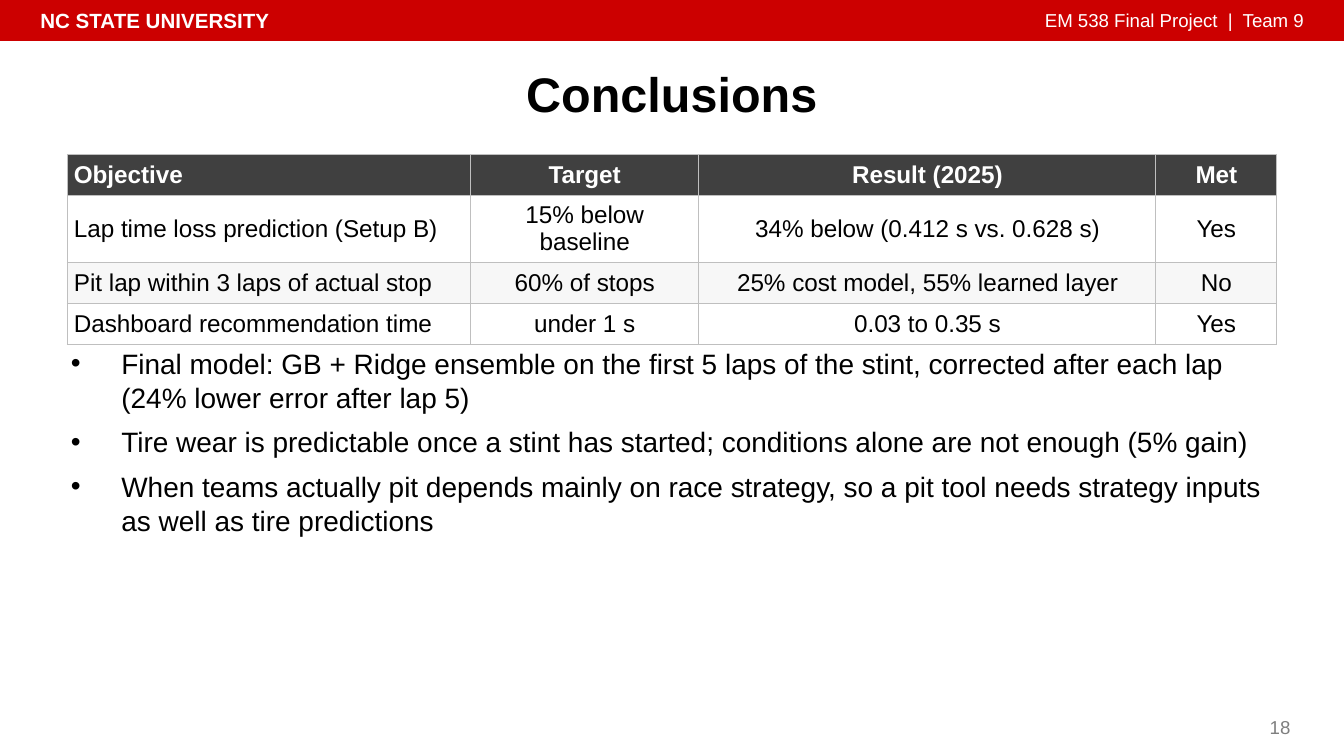
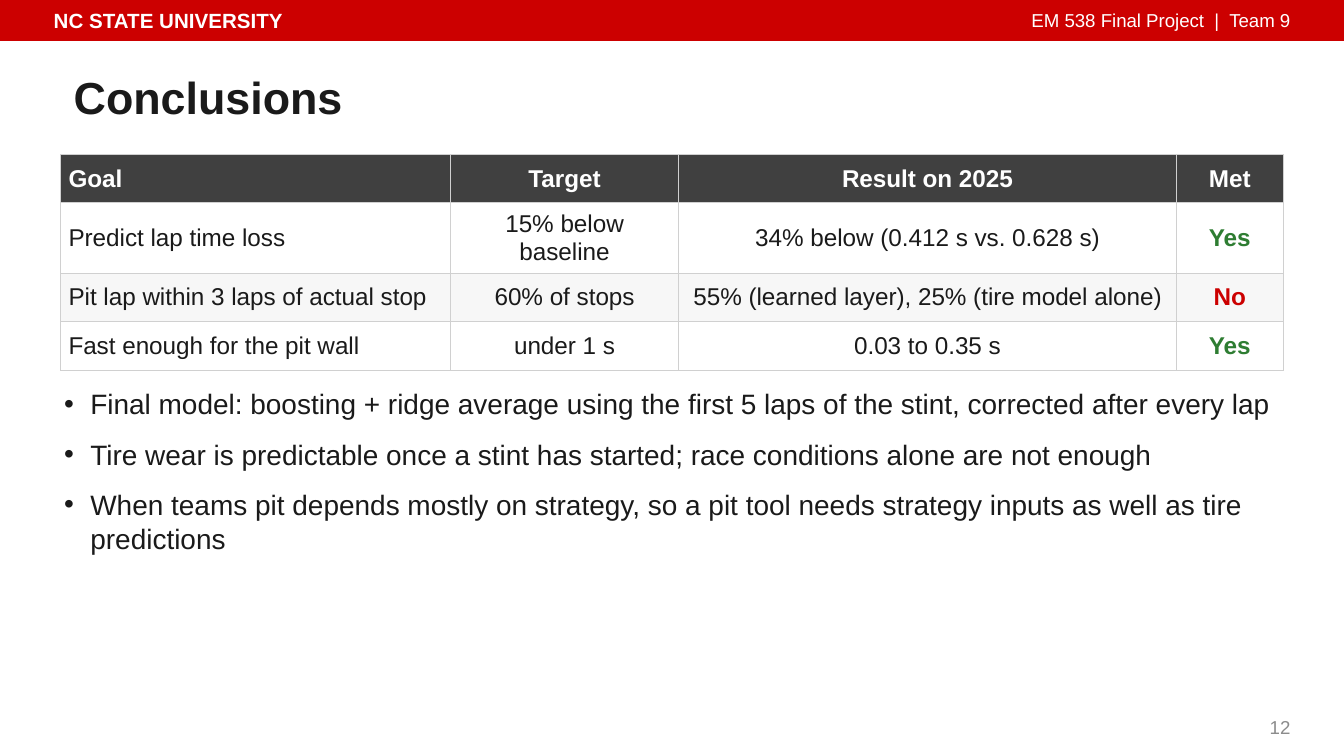
Before and after one commit to isaiahnick/f1-tire-degradation, a slide deck: slide 12 of reports/presentation/PitWall_Final_Presentation.pptx (slide 18 before the commit). Drawn at 1344x756 pixels with LibreOffice and Linux fonts; fonts in the diff are those of the drawing. Boxes give left, top, right and bottom in pixels: in the first picture for what was removed or moved away, otherwise in the second. Text is boxed around its words. In the diff, an @@ line names an element or a change of style, - is before the commit and + after.

```diff
--- a/reports/presentation/PitWall_Final_Presentation.pptx
+++ b/reports/presentation/PitWall_Final_Presentation.pptx
@@ text "NC STATE UNIVERSITY": place and size @@
-text "NC STATE UNIVERSITY" at [40,13,269,29]
+text "NC STATE UNIVERSITY" at [54,13,282,29]
@@ text "EM 538 Final Project | ...": place and size @@
-text "EM 538 Final Project | ..." at [1045,13,1303,31]
+text "EM 538 Final Project | ..." at [1031,13,1290,31]
@@ title "Conclusions": place and size @@
-title "Conclusions" at [526,77,817,113]
+title "Conclusions" at [74,81,343,115]
@@ title "Conclusions" at [74,81,343,115]: size 26 to 24 pt, text colour #000000 to #1A1A1A; alignment centre to left @@
@@ table at [60,155,1284,363] @@
-row 1, column 1: Objective
+row 1, column 1: Goal
-row 1, column 3: Result (2025)
+row 1, column 3: Result on 2025
-row 2, column 1: Lap time loss prediction (Setup B)
+row 2, column 1: Predict lap time loss
-row 3, column 3: 25% cost model, 55% learned layer
+row 3, column 3: 55% (learned layer), 25% (tire model alone)
-row 4, column 1: Dashboard recommendation time
+row 4, column 1: Fast enough for the pit wall
@@ text colour #000000 to #1A1A1A in "15% below baseline", "34% below (0.412 s vs. 0.628 s)", "Pit lap within 3 laps of actual ...", "60% of stops" and 2 more places @@
@@ text colour #000000 to #2E7D32 in "Yes", "Yes" @@
@@ bold on in "Yes", "No", "Yes" @@
@@ text colour #000000 to #CC0000 in "No" @@
@@ borders changed @@
@@ table: place and size @@
-table at [67,155,1277,337]
+table at [60,155,1284,363]
@@ text at [90,393,1269,554]: text changed; text colour #000000 to #1A1A1A @@
-• Final model: GB + Ridge ensemble on the first 5 laps of the stint, corrected after each lap (24% lower error after lap 5)
-• Tire wear is predictable once a stint has started; conditions alone are not enough (5% gain)
-• When teams actually pit depends mainly on race strategy, so a pit tool needs strategy inputs as well as tire predictions
+• Final model: boosting + ridge average using the first 5 laps of the stint, corrected after every lap
+• Tire wear is predictable once a stint has started; race conditions alone are not enough
+• When teams pit depends mostly on strategy, so a pit tool needs strategy inputs as well as tire predictions
@@ page number at [1270,721,1291,734]: text changed; text colour #7F7F7F to #8C8C8C @@
-18
+12
```
Also in this commit, not shown: 7 other slides changed, 5 slides added, 11 slides removed, 18 other files.
